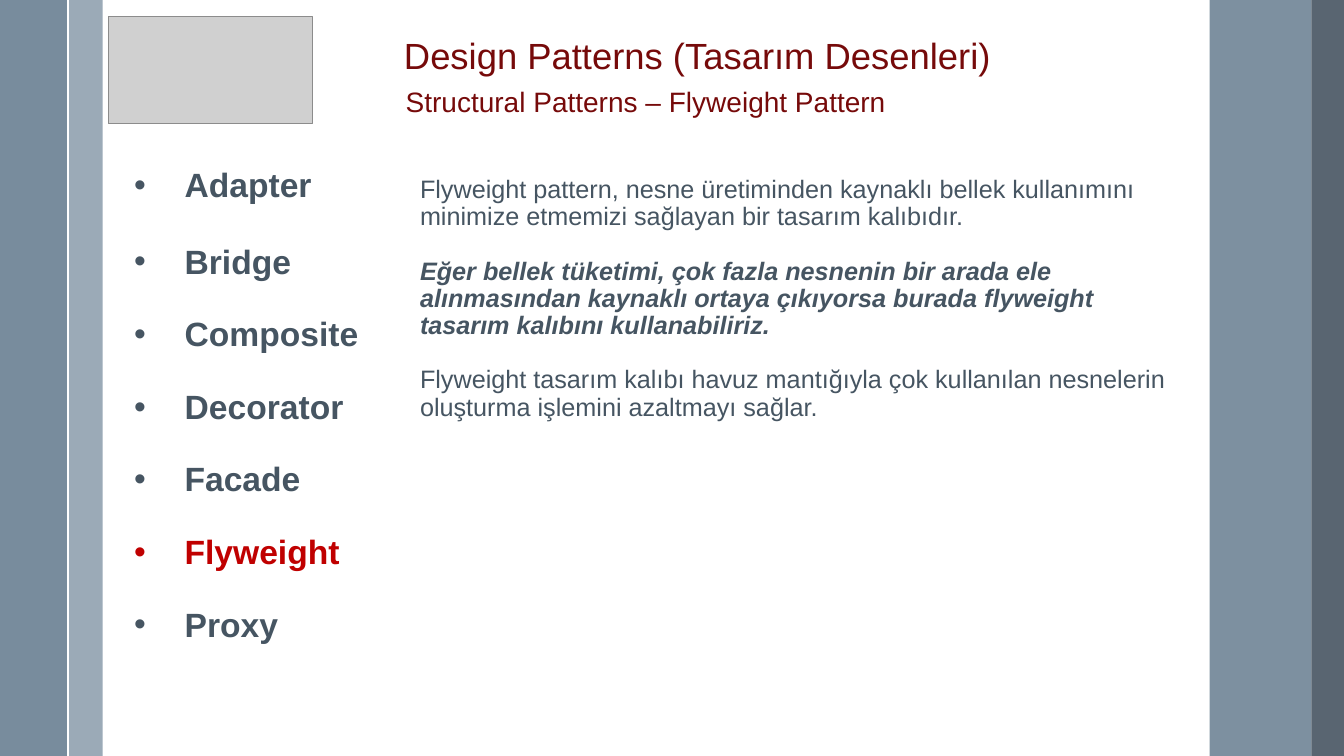
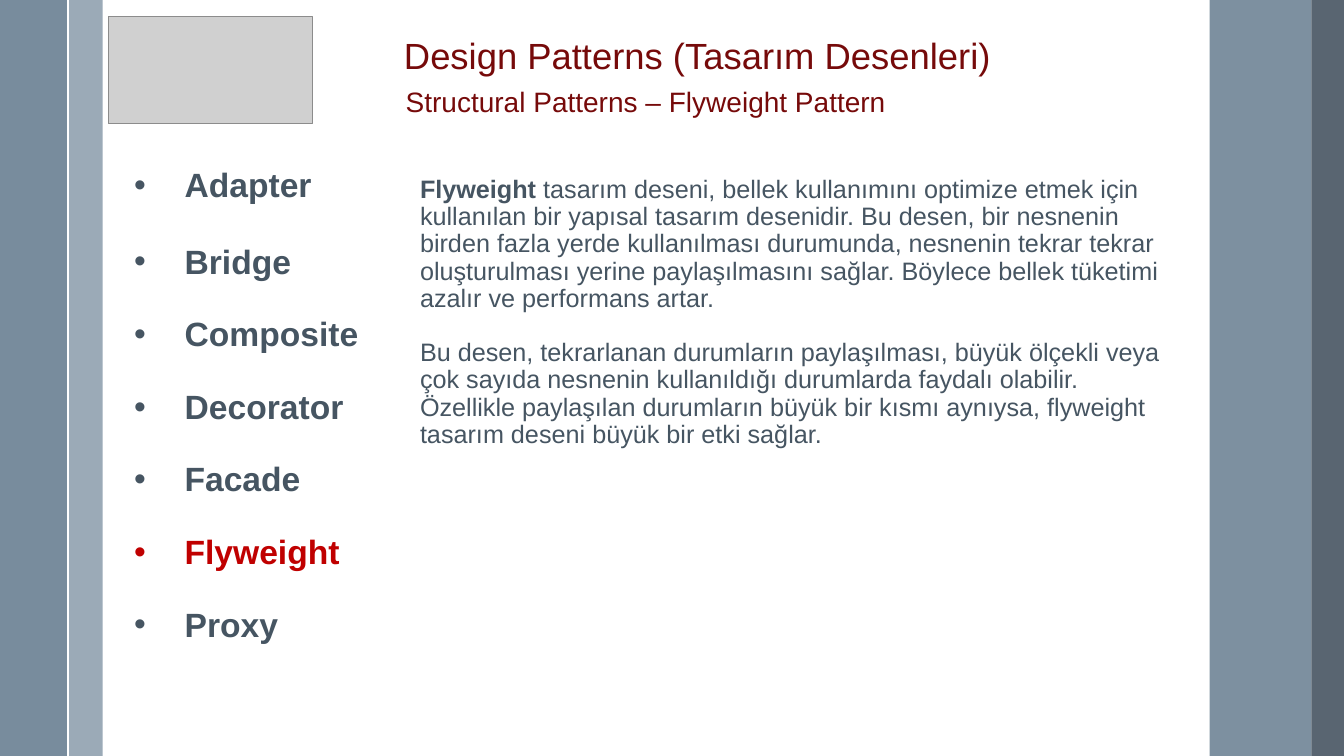
Before and after one commit to mremregok/DesignPattern, a slide deck: slide 84 of Design Pattern.pptx (slide 80 before the commit). Drawn at 1344x756 pixels with LibreOffice and Linux fonts; fonts in the diff are those of the drawing; grey boxes stand for pictures. Boxes give left, top, right and bottom in pixels: in the first picture for what was removed or moved away, otherwise in the second. Text is boxed around its words. In the diff, an @@ line names an element or a change of style, - is before the commit and + after.

Commit message:
Proxy, Facade ve Flyweight patternler düzenlendi.

```diff
--- a/Design Pattern.pptx
+++ b/Design Pattern.pptx
@@ text at bbox=[420, 179, 1159, 448]: text changed @@
-Flyweight pattern, nesne üretiminden kaynaklı bellek kullanımını minimize etmemizi sağlayan bir tasarım kalıbıdır.
-Eğer bellek tüketimi, çok fazla nesnenin bir arada ele alınmasından kaynaklı ortaya çıkıyorsa burada flyweight tasarım kalıbını kullanabiliriz.
-Flyweight tasarım kalıbı havuz mantığıyla çok kullanılan nesnelerin oluşturma işlemini azaltmayı sağlar.
+Flyweight tasarım deseni, bellek kullanımını optimize etmek için kullanılan bir yapısal tasarım desenidir. Bu desen, bir nesnenin birden fazla yerde kullanılması durumunda, nesnenin tekrar tekrar oluşturulması yerine paylaşılmasını sağlar. Böylece bellek tüketimi azalır ve performans artar.
+Bu desen, tekrarlanan durumların paylaşılması, büyük ölçekli veya çok sayıda nesnenin kullanıldığı durumlarda faydalı olabilir. Özellikle paylaşılan durumların büyük bir kısmı aynıysa, flyweight tasarım deseni büyük bir etki sağlar.
```
Also in this commit, not shown: 4 other slides changed, 11 slides added, 59 other files.
